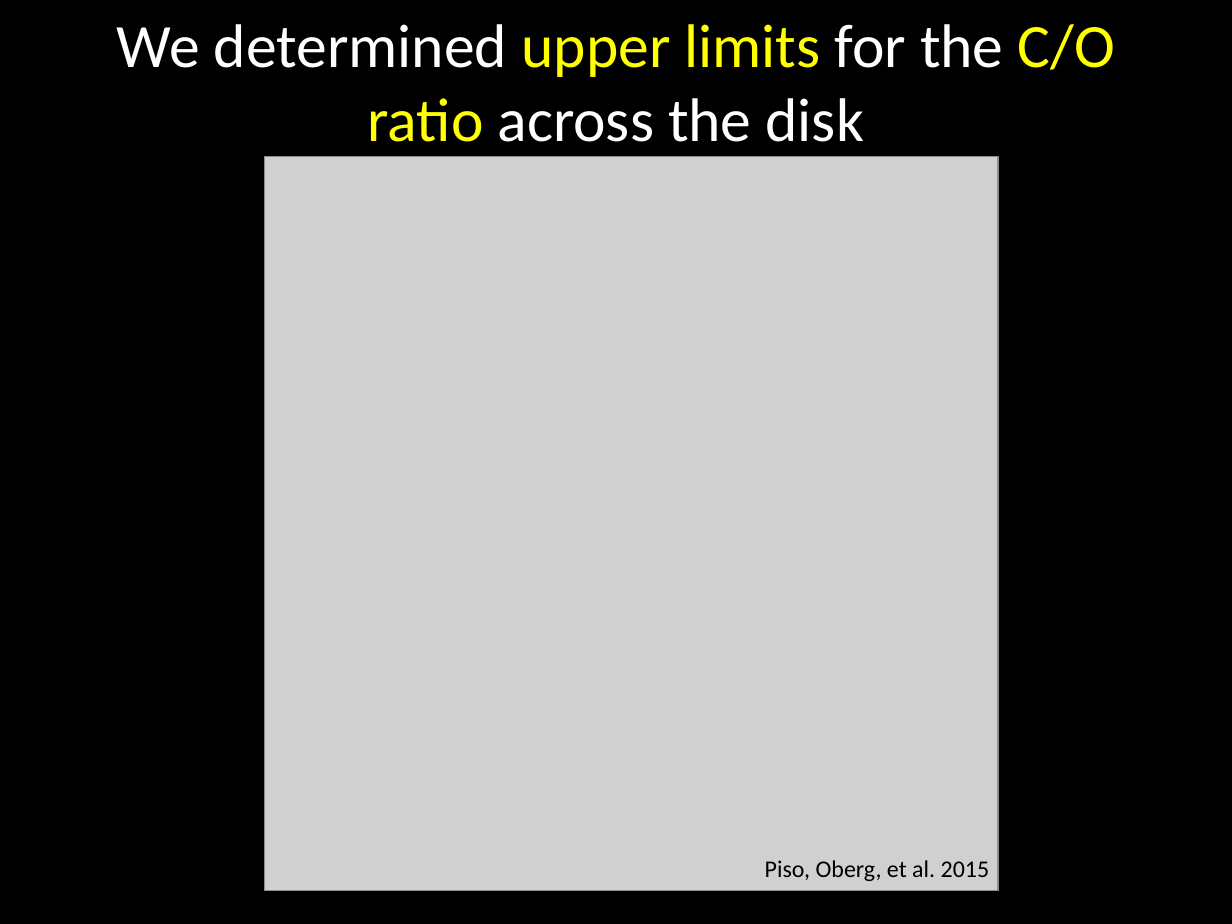
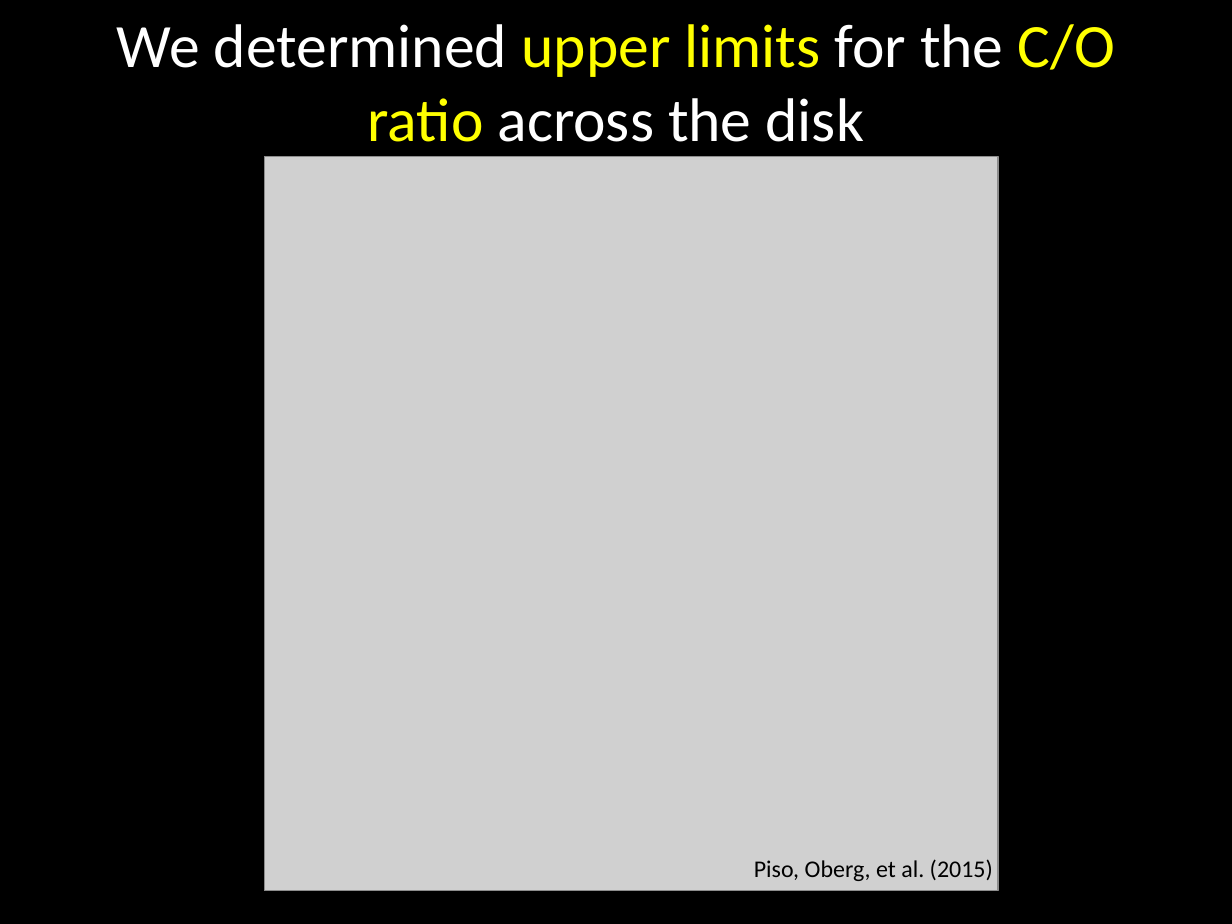
Before and after one commit to apiso/Thesis, a slide deck: slide 44 of slides/CIPS_talk.pptx. Drawn at 1232x924 pixels with LibreOffice and Linux fonts; fonts in the diff are those of the drawing; grey boxes stand for pictures. Boxes give left, top, right and bottom in pixels: in the first picture for what was removed or moved away, otherwise in the second. Text is boxed around its words. In the diff, an @@ line names an element or a change of style, - is before the commit and + after.

```diff
--- a/slides/CIPS_talk.pptx
+++ b/slides/CIPS_talk.pptx
@@ text at bbox=[754, 859, 993, 881]: text changed @@
-Piso, Oberg, et al. 2015
+Piso, Oberg, et al. (2015)
```
Also in this commit, not shown: 3 other slides changed, 3 other files.
